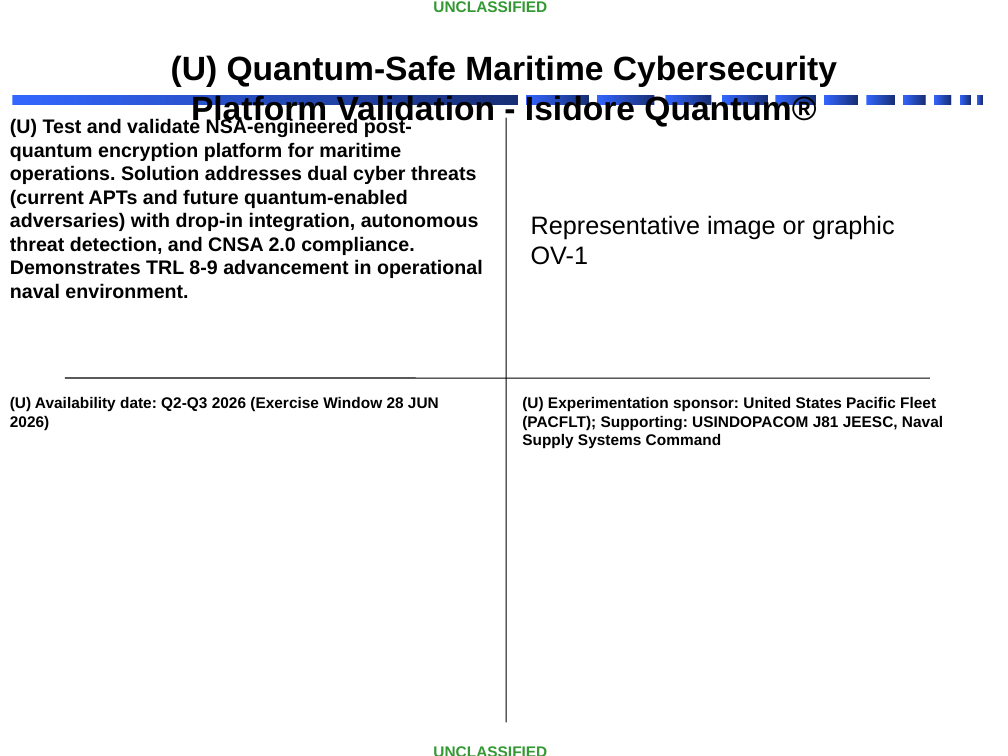
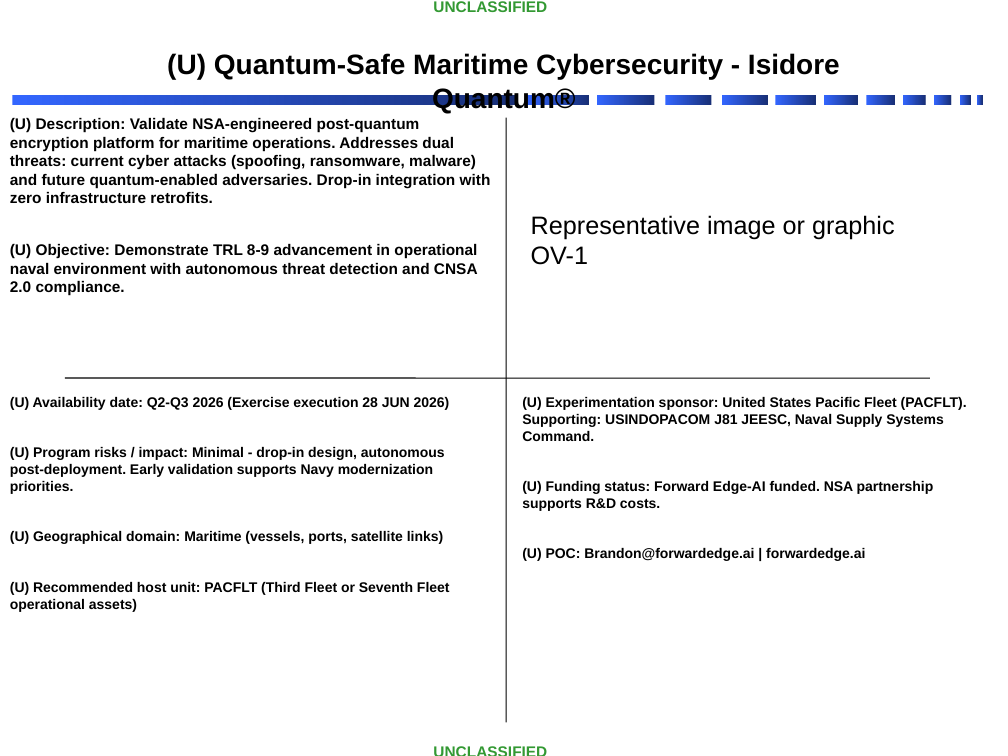
Before and after one commit to hud63/Inno, a slide deck: slide 1 of Data Team/VS26_Isidore_Quantum_Quad_Chart.pptx. Drawn at 1008x756 pixels with LibreOffice and Linux fonts; fonts in the diff are those of the drawing; background and template pictures are left out. Boxes give left, top, right and bottom in pixels: in the first picture for what was removed or moved away, otherwise in the second. Text is boxed around its words. In the diff, an @@ line names an element or a change of style, - is before the commit and + after.

```diff
--- a/Data Team/VS26_Isidore_Quantum_Quad_Chart.pptx
+++ b/Data Team/VS26_Isidore_Quantum_Quad_Chart.pptx
@@ text at (x1=167, y1=53, x2=840, y2=113): text changed; size 24 to 20 pt @@
-(U) Quantum-Safe Maritime Cybersecurity Platform Validation - Isidore Quantum®
+(U) Quantum-Safe Maritime Cybersecurity - Isidore Quantum®
@@ text at (x1=10, y1=118, x2=491, y2=296): text changed; size 14 to 11 pt @@
-(U) Test and validate NSA-engineered post-quantum encryption platform for maritime operations. Solution addresses dual cyber threats (current APTs and future quantum-enabled adversaries) with drop-in integration, autonomous threat detection, and CNSA 2.0 compliance. Demonstrates TRL 8-9 advancement in operational naval environment.
+(U) Description: Validate NSA-engineered post-quantum encryption platform for maritime operations. Addresses dual threats: current cyber attacks (spoofing, ransomware, malware) and future quantum-enabled adversaries. Drop-in integration with zero infrastructure retrofits.
+(U) Objective: Demonstrate TRL 8-9 advancement in operational naval environment with autonomous threat detection and CNSA 2.0 compliance.
@@ text at (x1=10, y1=397, x2=450, y2=612): text changed; size 11 to 10 pt @@
-(U) Availability date: Q2-Q3 2026 (Exercise Window 28 JUN 2026)
+(U) Availability date: Q2-Q3 2026 (Exercise execution 28 JUN 2026)
+(U) Program risks / impact: Minimal - drop-in design, autonomous post-deployment. Early validation supports Navy modernization priorities.
+(U) Geographical domain: Maritime (vessels, ports, satellite links)
+(U) Recommended host unit: PACFLT (Third Fleet or Seventh Fleet operational assets)
@@ text at (x1=522, y1=397, x2=967, y2=561): text changed; size 11 to 10 pt @@
-(U) Experimentation sponsor: United States Pacific Fleet (PACFLT); Supporting: USINDOPACOM J81 JEESC, Naval Supply Systems Command
+(U) Experimentation sponsor: United States Pacific Fleet (PACFLT). Supporting: USINDOPACOM J81 JEESC, Naval Supply Systems Command.
+(U) Funding status: Forward Edge-AI funded. NSA partnership supports R&D costs.
+(U) POC: Brandon@forwardedge.ai | forwardedge.ai
```
Also in this commit, not shown: 1 other slide changed, 1 other file.
